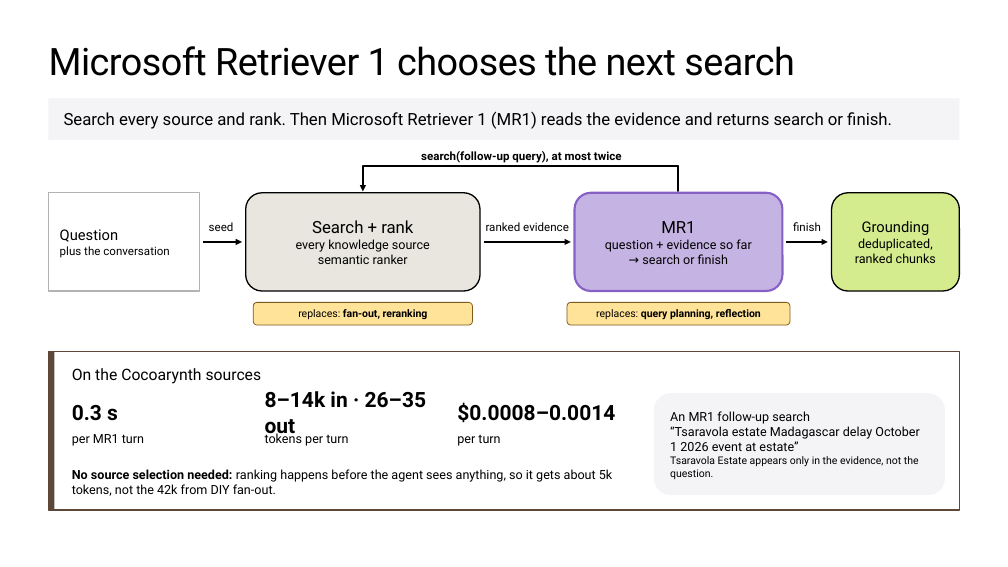
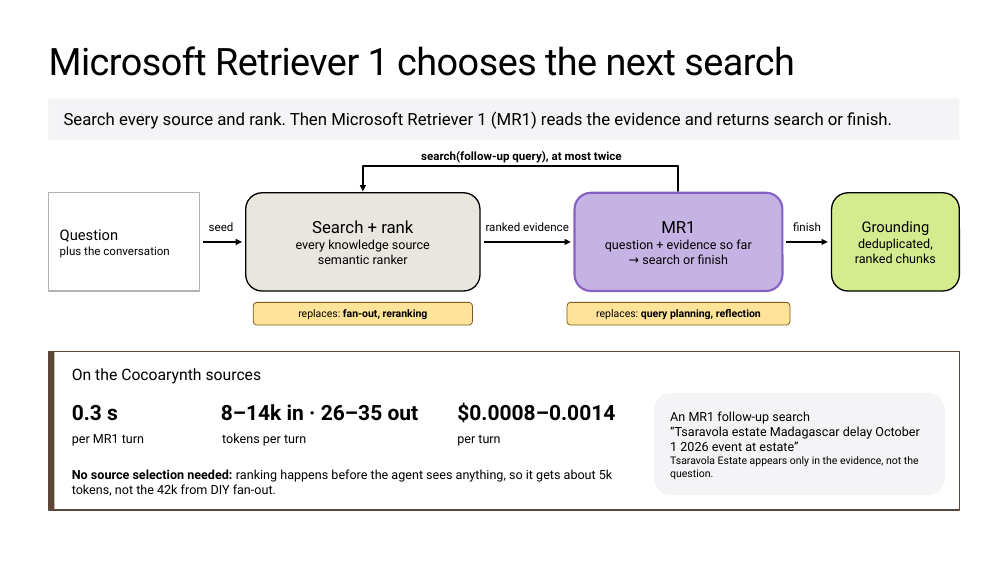
Before and after one commit to microsoft/ignite26-BRK300-building-agentic-retrieval-from-diy-to-foundry-iq, a slide deck: slide 23 of IgniteBRK300-WorkingDeck.pptx (slide 43 before the commit). Drawn at 1008x567 pixels with LibreOffice and Linux fonts; fonts in the diff are those of the drawing; background and template pictures are left out. Boxes give left, top, right and bottom in pixels: in the first picture for what was removed or moved away, otherwise in the second. Text is boxed around its words. In the diff, an @@ line names an element or a change of style, - is before the commit and + after.

```diff
--- a/IgniteBRK300-WorkingDeck.pptx
+++ b/IgniteBRK300-WorkingDeck.pptx
@@ text "8–14k in · 26–35 out" rewrapped from bbox=[265, 391, 427, 439] to bbox=[221, 404, 419, 421] @@
@@ text "tokens per turn": place and size @@
-text "tokens per turn" at bbox=[265, 431, 348, 446]
+text "tokens per turn" at bbox=[222, 433, 306, 446]
```
Also in this commit, not shown: 33 other slides changed, 8 slides added.
